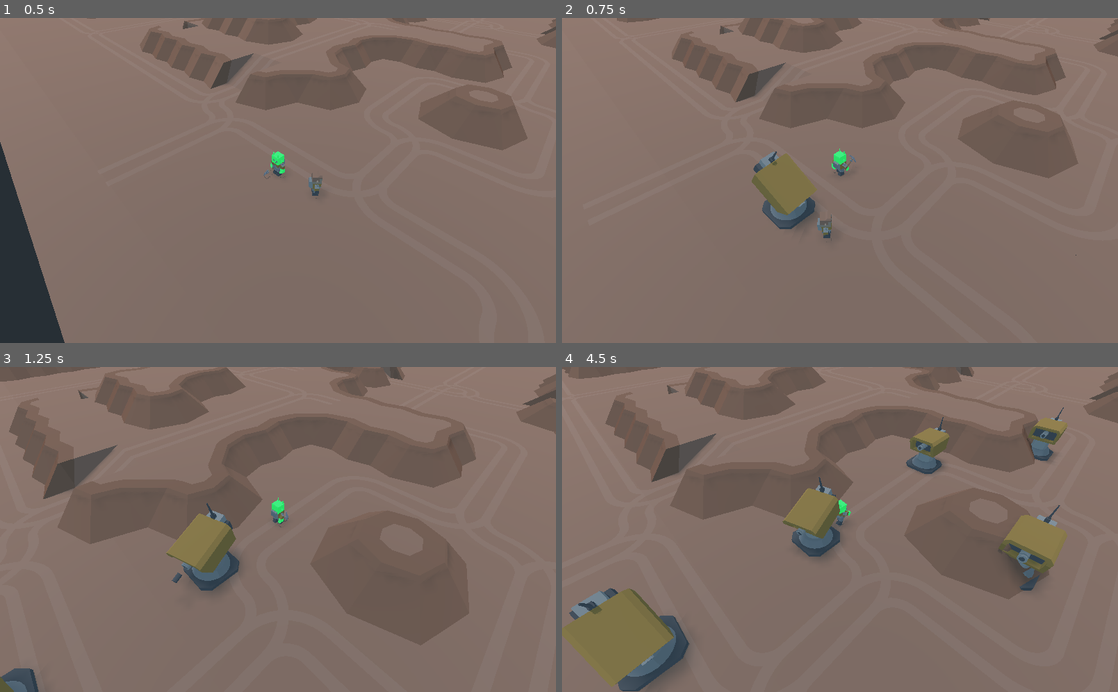
Above: before the commit, frames 1-4 (two rows, left to right).
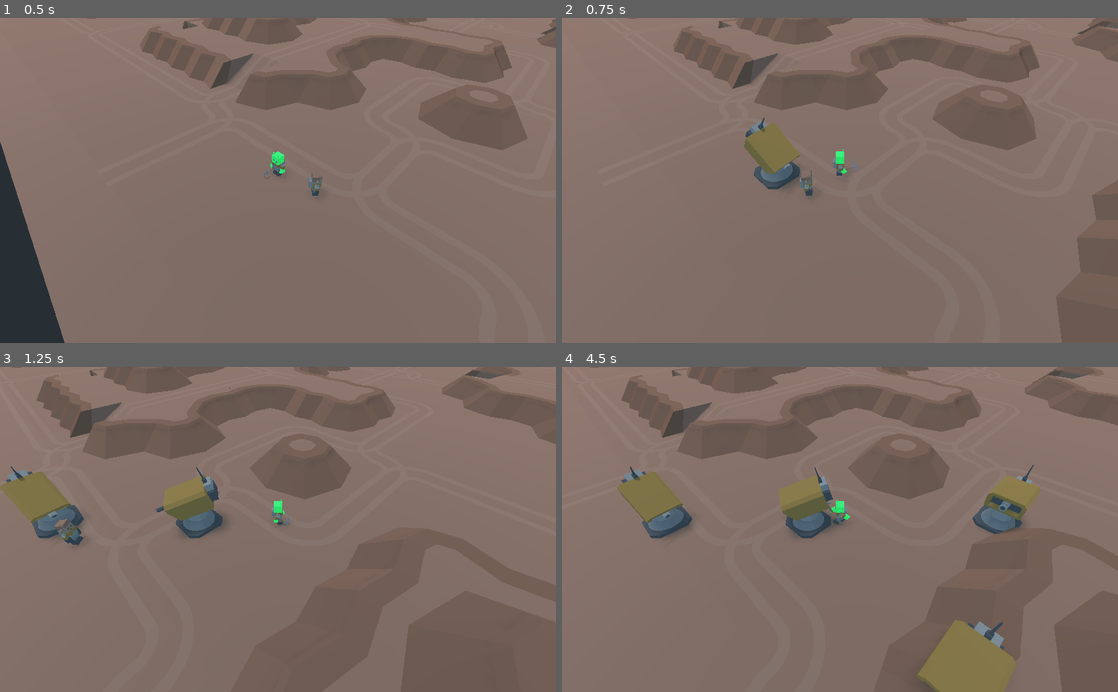
Above: after the commit, the same moments.

Repository: GameDrivenDesign/crusaders-guide-to-die-ning
Game: Godot game, scene res://game/game.tscn
Same seed, same stepped clock (60 frames per second), same inputs: the game is played once before the commit and once after it.
Inputs (mouse positions are in pixels of both pictures, inside the frame that each line leads up to):
- Up to frame 1 (0.5 s): no input
- Up to frame 2 (0.75 s): tap Enter (ui_accept) at 0.5 s; move the mouse to (962, 164) at 0.52 s; hold Right (ui_right) from 0.53 s (still down); click (962, 164) at 0.6 s
- Up to frame 3 (1.25 s): keep holding Right (ui_right); tap Enter (ui_accept) at 0.77 s
- Up to frame 4 (4.5 s): move the mouse to (728, 545) at 1.27 s; release Right (ui_right) at 1.28 s; hold Down (ui_down) 1.28-2.03 s; click (728, 545) at 1.35 s; tap Enter (ui_accept) at 1.52, 3.02, 3.77 s; move the mouse to (895, 458) at 2.02 s; hold Right (ui_right) 2.03-2.78 s; click (895, 458) at 2.1 s; move the mouse to (812, 594) at 2.77 s; hold Up (ui_up) 2.78-3.53 s; click (812, 594) at 2.85 s; move the mouse to (1006, 578) at 3.52 s; hold Left (ui_left) from 3.53 s (still down); click (1006, 578) at 3.6 s; move the mouse to (673, 480) at 4.27 s; click (673, 480) at 4.35 s

Frame 1 is identical in both runs. In frame 2, 11% of the frame differs, in the area x 9-100%, y 0-80%; in frame 3, 27%; in frame 4, 34%, in the area x 0-100%, y 0-100%.
Error in both runs: Assertion failed. (res://addons/multiplayer/NetworkGame.gd:84)

Commit message:
Collect crystals

Diff:
--- a/alien/alien.gd
+++ b/alien/alien.gd
@@ -3,33 +3,37 @@
 var direction = Vector3(0,0,0)
 
 var old_position = Vector3(0,0,0)
+var collecting = 0
+var crystals = 0
+var collecting_time = 0
+export var collecting_time_total = 2
+var status = "Idle"
 
 # Called when the node enters the scene tree for the first time.
 func _ready():
 	global_transform.origin = $"../SpawnPoint".global_transform.origin
 
 func _process(delta):
+	status = "Idle"
 	var moving = false
 	var new_direction = Vector3(0,0,0)
 	if Input.is_action_pressed("ui_up"):
 		moving = true
-		new_direction += Vector3(1,0,0)
+		new_direction += Vector3(1,0,1)
 	if Input.is_action_pressed("ui_down"):
 		moving = true
-		new_direction += Vector3(-1,0,0)
+		new_direction += Vector3(-1,0,-1)
 	if Input.is_action_pressed("ui_left"):
 		moving = true
-		new_direction += Vector3(0,0,-1)
+		new_direction += Vector3(1,0,-1)
 	if Input.is_action_pressed("ui_right"):
 		moving = true
-		new_direction += Vector3(0,0,1)
+		new_direction += Vector3(-1,0,1)
 	if moving == true:
 		direction = new_direction.normalized()
 		move_and_slide(direction * speed)
 		look_at(direction + global_transform.origin, Vector3.UP)
-		$AnimationPlayer.play("Walking")
-	else:
-		$AnimationPlayer.play("Idle")
+		status = "Walking"
 
 	# camera movement
 	var camera = get_viewport().get_camera()
@@ -42,9 +46,27 @@
 	if Input.is_action_just_pressed("ui_accept"):
 		spawn_tower()
 
+	if collecting > 0:
+		status = "Pickaxing"
+		collecting_time += delta
+		if collecting_time > collecting_time_total:
+			crystals += 1
+			collecting_time -= collecting_time_total
+
+	$AnimationPlayer.play(status)
+
+
 
 func spawn_tower():
 	var offset = 1
 	var tower_node = preload("res://scenes/Tower.tscn").instance()
 	get_parent().add_child(tower_node)
 	tower_node.global_transform.origin = global_transform.origin + direction * offset
+
+
+func start_collecting():
+	collecting += 1
+
+
+func stop_collecting():
+	collecting -= 1
--- a/alien/alien.tscn
+++ b/alien/alien.tscn
@@ -621,7 +621,7 @@
 radius = 0.0896881
 height = 0.19358
 
-[node name="alien" type="KinematicBody"]
+[node name="alien" type="KinematicBody" groups=["players"]]
 script = ExtResource( 2 )
 
 [node name="AnimationPlayer" type="AnimationPlayer" parent="."]
--- /dev/null
+++ b/crystal/crystal.gd
@@ -0,0 +1,26 @@
+extends Spatial
+
+
+# Declare member variables here. Examples:
+# var a = 2
+# var b = "text"
+
+
+# Called when the node enters the scene tree for the first time.
+func _ready():
+	pass # Replace with function body.
+
+
+# Called every frame. 'delta' is the elapsed time since the previous frame.
+#func _process(delta):
+#	pass
+
+
+func _on_Area_body_entered(body):
+	if body.is_in_group("players"):
+		body.start_collecting()
+
+
+func _on_Area_body_exited(body):
+	if body.is_in_group("players"):
+		body.stop_collecting()
--- a/crystal/crystal.tscn
+++ b/crystal/crystal.tscn
@@ -1,8 +1,9 @@
-[gd_scene load_steps=6 format=2]
+[gd_scene load_steps=7 format=2]
 
 [ext_resource path="res://models/crystal.material" type="Material" id=1]
 [ext_resource path="res://models/rockTrack.material" type="Material" id=2]
 [ext_resource path="res://models/rock.material" type="Material" id=3]
+[ext_resource path="res://crystal/crystal.gd" type="Script" id=4]
 
 [sub_resource type="ArrayMesh" id=1]
 resource_name = "rock_crystalsLargeA_Mesh rock_crystalsLargeA"
@@ -44,9 +45,10 @@
 }
 
 [sub_resource type="CylinderShape" id=2]
-radius = 0.989079
+radius = 0.805793
 
 [node name="crystal" type="Spatial"]
+script = ExtResource( 4 )
 
 [node name="rock_crystalsLargeA2" type="MeshInstance" parent="."]
 transform = Transform( 1, 0, 0, 0, 1, 0, 0, 0, 1, 0.0799592, -1.19209e-07, 0.0380836 )
@@ -60,3 +62,6 @@
 
 [node name="CollisionShape" type="CollisionShape" parent="Area"]
 shape = SubResource( 2 )
+
+[connection signal="body_entered" from="Area" to="." method="_on_Area_body_entered"]
+[connection signal="body_exited" from="Area" to="." method="_on_Area_body_exited"]
